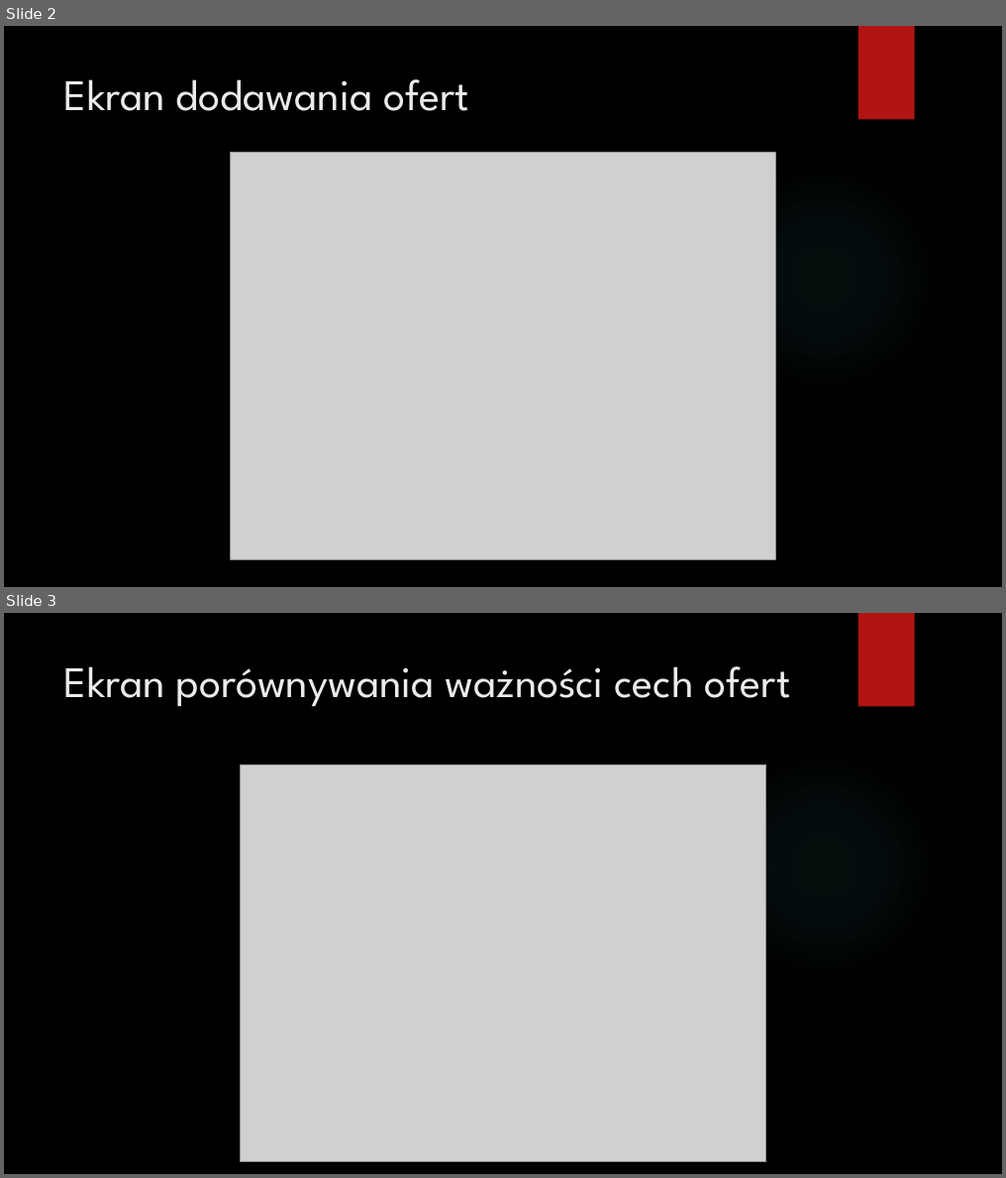
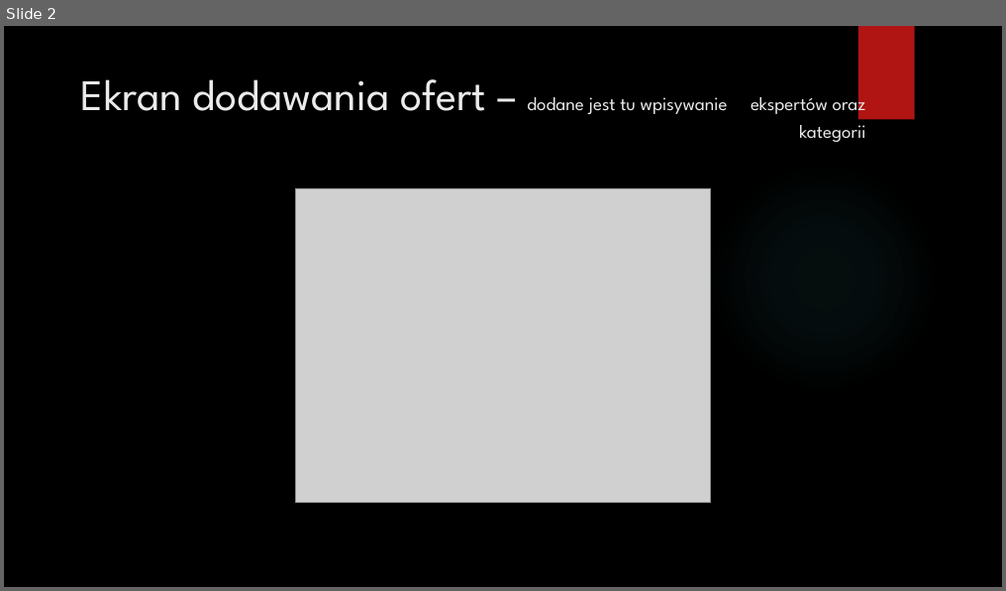
Before and after one commit to piotmag769/JobOffersRankingAHP, a slide deck: JobOffersRankingAHP.pptx. Shown one above the other, each under a label of ours: slides 2 and 3 before the commit, slide 2 after it. The pictures are 1006x1178 and 1006x591 pixels, drawn with LibreOffice and Linux fonts; fonts in the diff are those of the drawing; grey boxes stand for pictures; background and template pictures are left out. Boxes give left, top, right and bottom in pixels: in the first picture for what was removed or moved away, otherwise in the second. Text is boxed around its words. In the diff, an @@ line names an element or a change of style, - is before the commit and + after.

```diff
--- a/JobOffersRankingAHP.pptx
+++ b/JobOffersRankingAHP.pptx
@@ slide 3 removed at [4, 613, 1002, 1174], background picture (left out); not listed: 2 template elements that a slide beside it also shows @@
@@ title removed at [64, 666, 791, 706] @@
-Ekran porównywania ważności cech ofert
@@ picture removed at [240, 765, 766, 1162] @@
@@ slide 2 changed as well @@
@@ title at [81, 79, 866, 142]: text changed; size 42 to 18 pt @@
-Ekran dodawania ofert
+Ekran dodawania ofert – dodane jest tu wpisywanie ekspertów oraz kategorii
@@ picture: place and size @@
-picture at [231, 152, 776, 560]
+picture at [296, 189, 711, 503]
```
Also in this commit, not shown: 3 other slides changed, 1 other slide removed, 1 other file.
